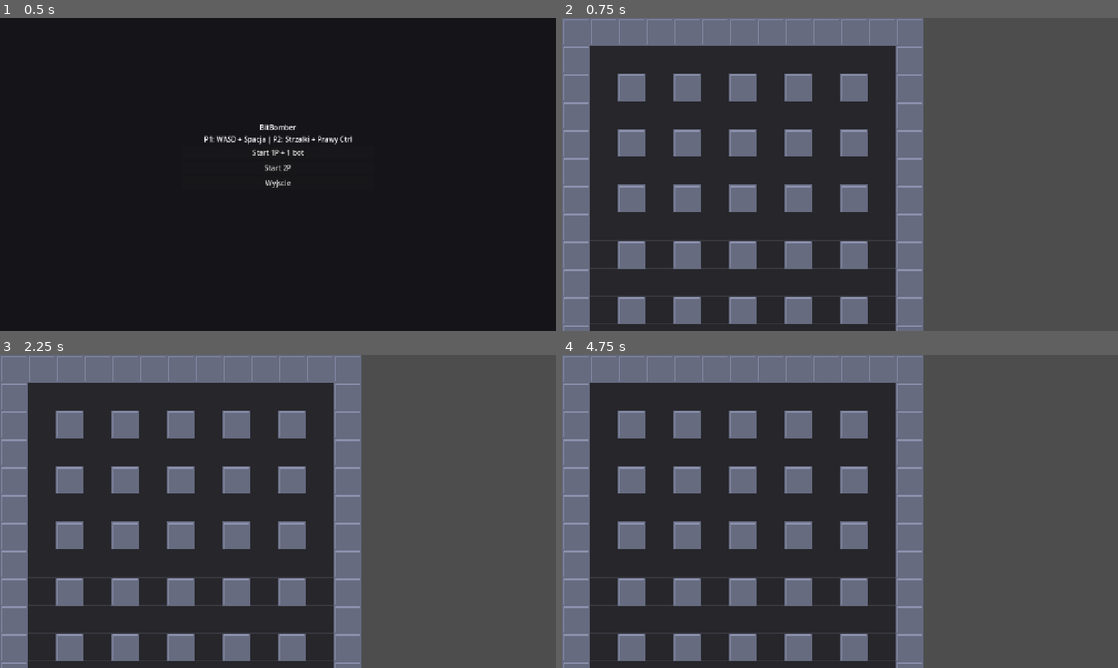
Above: before the commit, frames 1-4 (two rows, left to right).
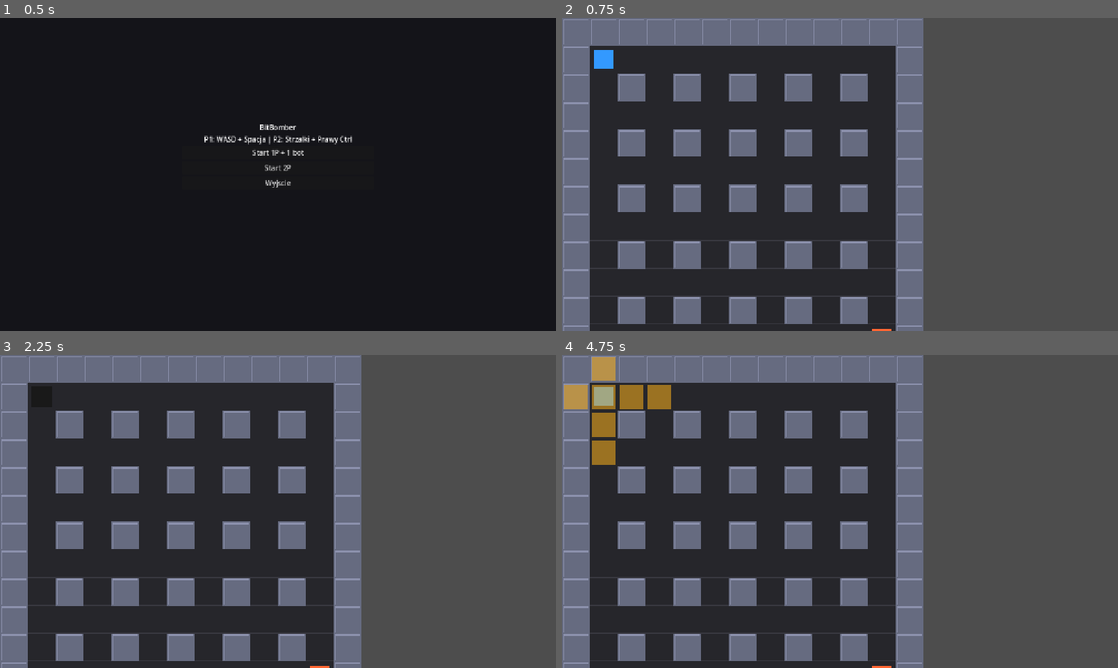
Above: after the commit, the same moments.

Repository: DaVideX12324/BitBomber
Game: Godot game, scene res://scenes/menus/main_menu.tscn
Two runs of this game, one before a commit and one after it. Both use one fixed random seed, a clock stepped at 60 frames per second and the inputs below.
Inputs:
- Up to frame 1 (0.5 s): no input
- Up to frame 2 (0.75 s): click "Start 1P + 1 bot" at 0.5 s
- Up to frame 3 (2.25 s): tap Enter at 1.25 s; tap Space at 2 s
- Up to frame 4 (4.75 s): tap Enter at 2.75, 4.25 s; tap Space at 3.5 s

Frame 1 is identical in both runs. In frame 2, 0.2% of the frame differs, in the area x 5-60%, y 10-100%; in frame 3, less than 0.1%; in frame 4, 2.3%, in the area x 0-60%, y 0-100%.
Error before the commit: Parse Error: Identifier "SpriteLoader" not declared in the current scope. (res://scripts/explosion.gd:14)

Commit message:
fix: dodanie SpriteLoader do autoloadów

Diff:
--- a/project.godot
+++ b/project.godot
@@ -3,8 +3,8 @@
 ; since the parameters that go here are not all obvious.
 ;
 ; Format:
-;   [section] ; section goes between []
-;   param=value ; assign values to parameters
+;   [section] ; section goes in [] on its own line
+;   param=value ; . is identifier separator, e.g. section.title
 
 config_version=5
 
@@ -13,13 +13,14 @@
 config/name="BitBomber"
 config/description="Edukacyjna gra Bomberman — lokalny multiplayer z quizami"
 run/main_scene="res://scenes/menus/main_menu.tscn"
-config/features=PackedStringArray("4.5", "GL Compatibility")
+config/features=PackedStringArray("4.3", "GL Compatibility")
 config/icon="res://icon.svg"
 
 [autoload]
 
 GameManager="*res://autoloads/game_manager.gd"
 RoundManager="*res://autoloads/round_manager.gd"
+SpriteLoader="*res://autoloads/sprite_loader.gd"
 
 [display]
 
